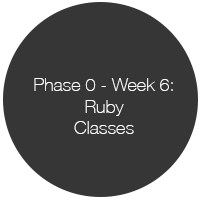
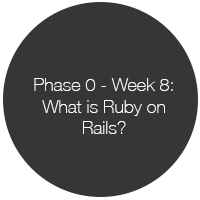
Layered file, before and after one edit (200px x 200px). Changes by layer:
renamed "Phase 0 - Week 6: Ruby Classes" to "Phase 0 - Week 8: What is Ruby on Rails?", painted on it over box(42, 79, 169, 134)
